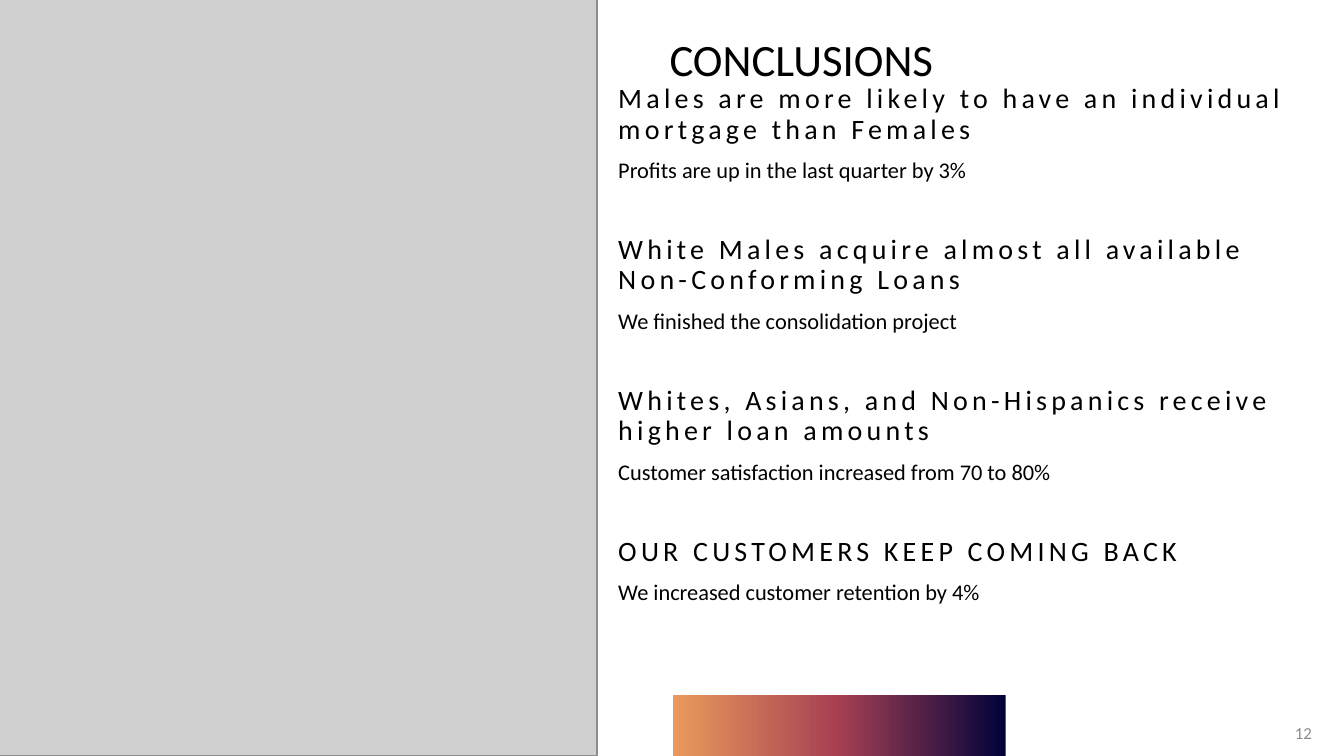
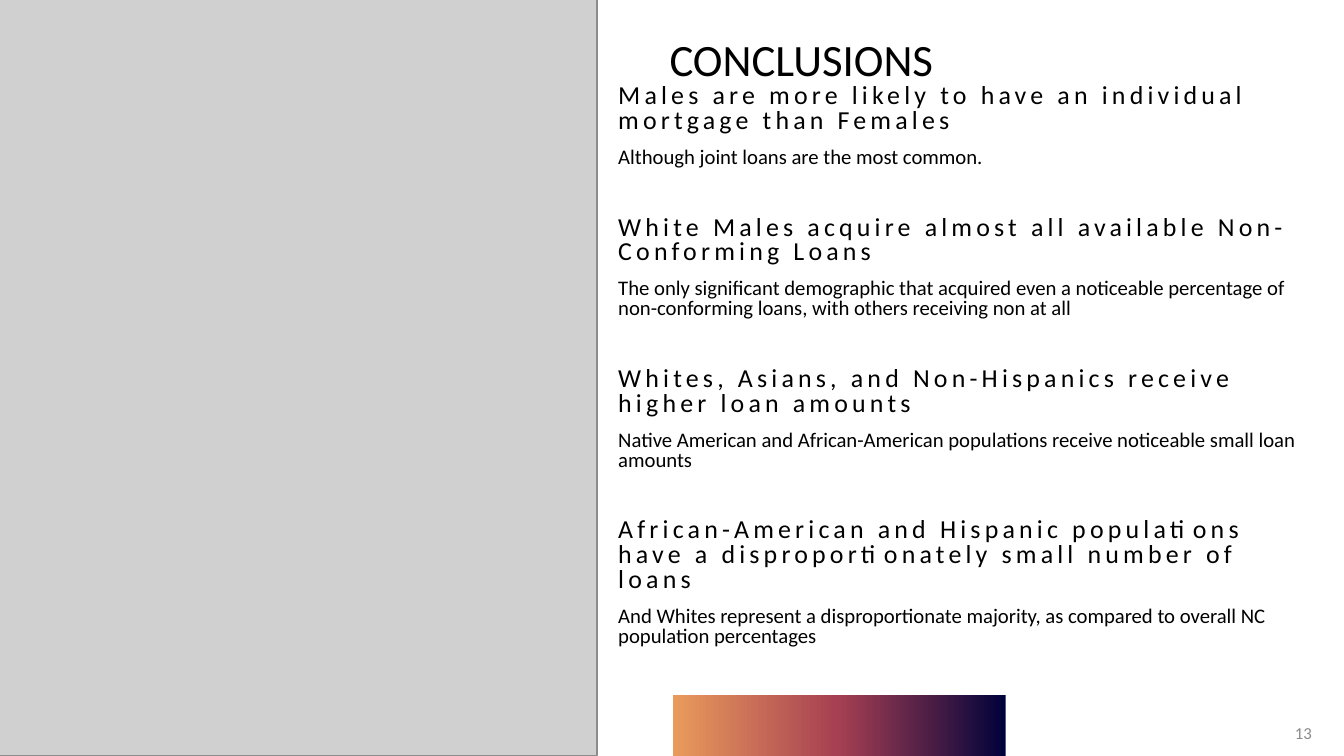
Before and after one commit to nglahani/CDC, a slide deck: slide 13 of Powerpoint.pptx (slide 12 before the commit). Drawn at 1344x756 pixels with LibreOffice and Linux fonts; fonts in the diff are those of the drawing; grey boxes stand for pictures. Boxes give left, top, right and bottom in pixels: in the first picture for what was removed or moved away, otherwise in the second. Text is boxed around its words. In the diff, an @@ line names an element or a change of style, - is before the commit and + after.

Commit message:
Almost There

```diff
--- a/Powerpoint.pptx
+++ b/Powerpoint.pptx
@@ text at (x1=618, y1=86, x2=1282, y2=417): size 20 to 18.5 pt in "Males are more likely to have an ...", "White Males acquire almost all available Non-Conforming ...", "Whites, Asians, and Non-Hispanics receive higher loan ..."; line spacing 0.9 to 0.8 @@
@@ text at (x1=618, y1=149, x2=982, y2=168): text changed; size 16 to 14.8 pt @@
-Profits are up in the last quarter by 3%
+Although joint loans are the most common.
@@ text at (x1=618, y1=280, x2=1284, y2=319): text changed; size 16 to 14.8 pt @@
-We finished the consolidation project
+The only significant demographic that acquired even a noticeable percentage of non-conforming loans, with others receiving non at all
@@ text at (x1=618, y1=432, x2=1295, y2=647): text changed; size 16 to 14.8 pt @@
-Customer satisfaction increased from 70 to 80%
-OUR CUSTOMERS KEEP COMING BACK
-We increased customer retention by 4%
+Native American and African-American populations receive noticeable small loan amounts
+African-American and Hispanic populations have a disproportionately small number of loans
+And Whites represent a disproportionate majority, as compared to overall NC population percentages
```
Also in this commit, not shown: 4 other slides changed, 1 slide added, 1 other file.
